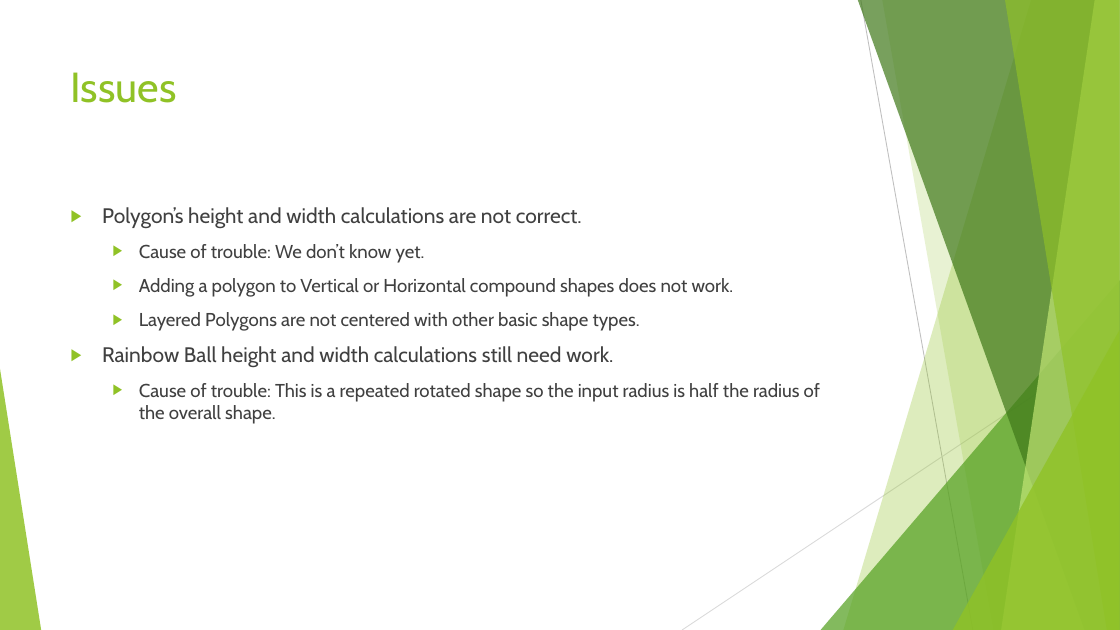
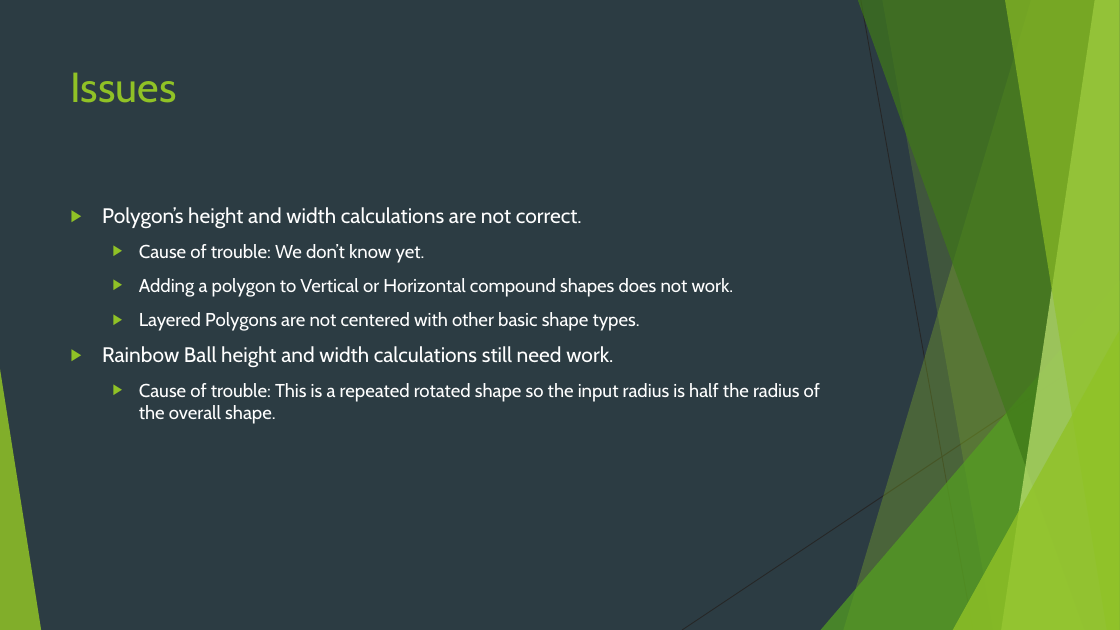
Before and after one commit to namikim97/cs372_project2_cps, a slide deck: slide 5 of CPS.pptx. Drawn at 1120x630 pixels with LibreOffice and Linux fonts; fonts in the diff are those of the drawing. Boxes give left, top, right and bottom in pixels: in the first picture for what was removed or moved away, otherwise in the second. Text is boxed around its words. In the diff, an @@ line names an element or a change of style, - is before the commit and + after.

```diff
--- a/CPS.pptx
+++ b/CPS.pptx
@@ background #FFFFFF to #2C3C43 @@
@@ line (861, 0) - (973, 630): stroke #BFBFBF 0.75 pt to #262626 0.75 pt @@
@@ text "Polygon’s height and width calculations ..." at [102, 207, 820, 424]: text colour #404040 to #FFFFFF @@
@@ line (1120, 339) - (682, 630): stroke #D9D9D9 0.75 pt to #262626 0.75 pt @@
```
Also in this commit, not shown: 4 other slides changed.
